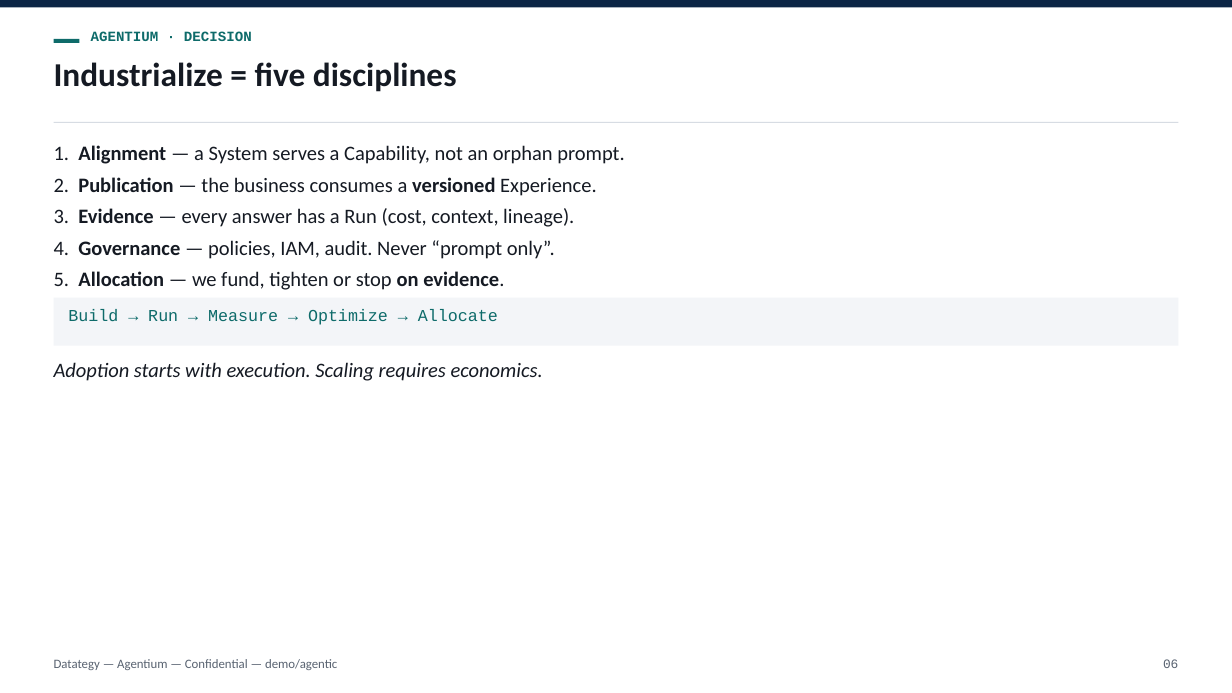
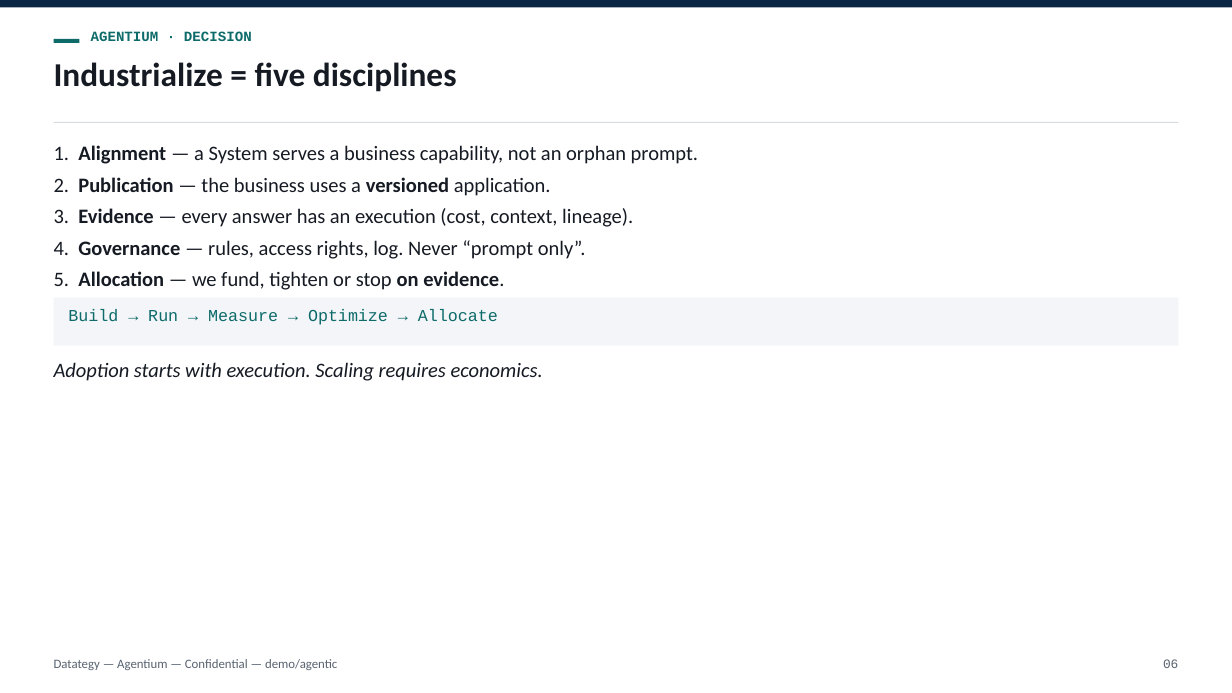
Before and after one commit to tishacian/hyusai, a slide deck: slide 6 of docs/deck-agentium-decision-adoption.en.pptx. Drawn at 1232x693 pixels with LibreOffice and Linux fonts; fonts in the diff are those of the drawing. Boxes give left, top, right and bottom in pixels: in the first picture for what was removed or moved away, otherwise in the second. Text is boxed around its words. In the diff, an @@ line names an element or a change of style, - is before the commit and + after.

```diff
--- a/docs/deck-agentium-decision-adoption.en.pptx
+++ b/docs/deck-agentium-decision-adoption.en.pptx
@@ text at box(54, 145, 698, 164): text changed @@
-1. Alignment — a System serves a Capability, not an orphan prompt.
+1. Alignment — a System serves a business capability, not an orphan prompt.
@@ text at box(54, 177, 551, 196): text changed @@
-2. Publication — the business consumes a versioned Experience.
+2. Publication — the business uses a versioned application.
@@ text at box(54, 208, 633, 227): text changed @@
-3. Evidence — every answer has a Run (cost, context, lineage).
+3. Evidence — every answer has an execution (cost, context, lineage).
@@ text at box(54, 240, 586, 259): text changed @@
-4. Governance — policies, IAM, audit. Never “prompt only”.
+4. Governance — rules, access rights, log. Never “prompt only”.
```
Also in this commit, not shown: 12 other slides changed, 16 other files.
